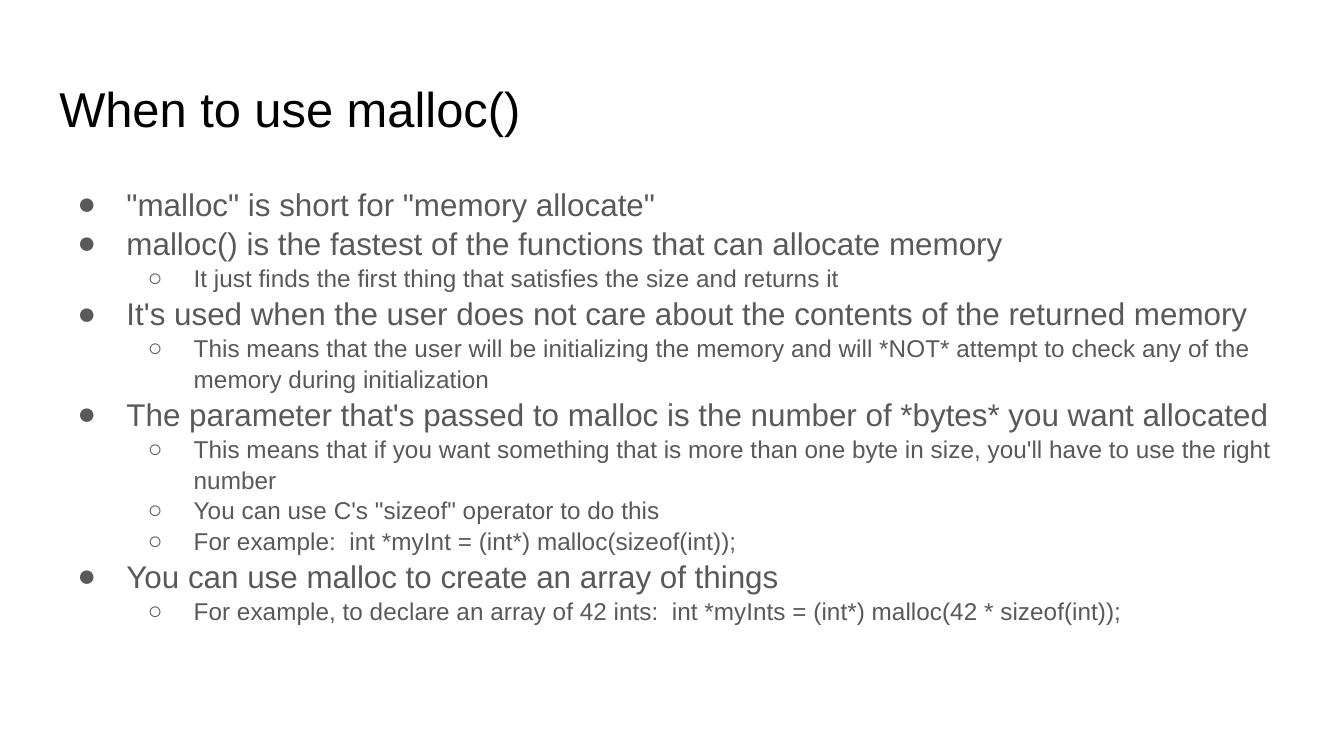
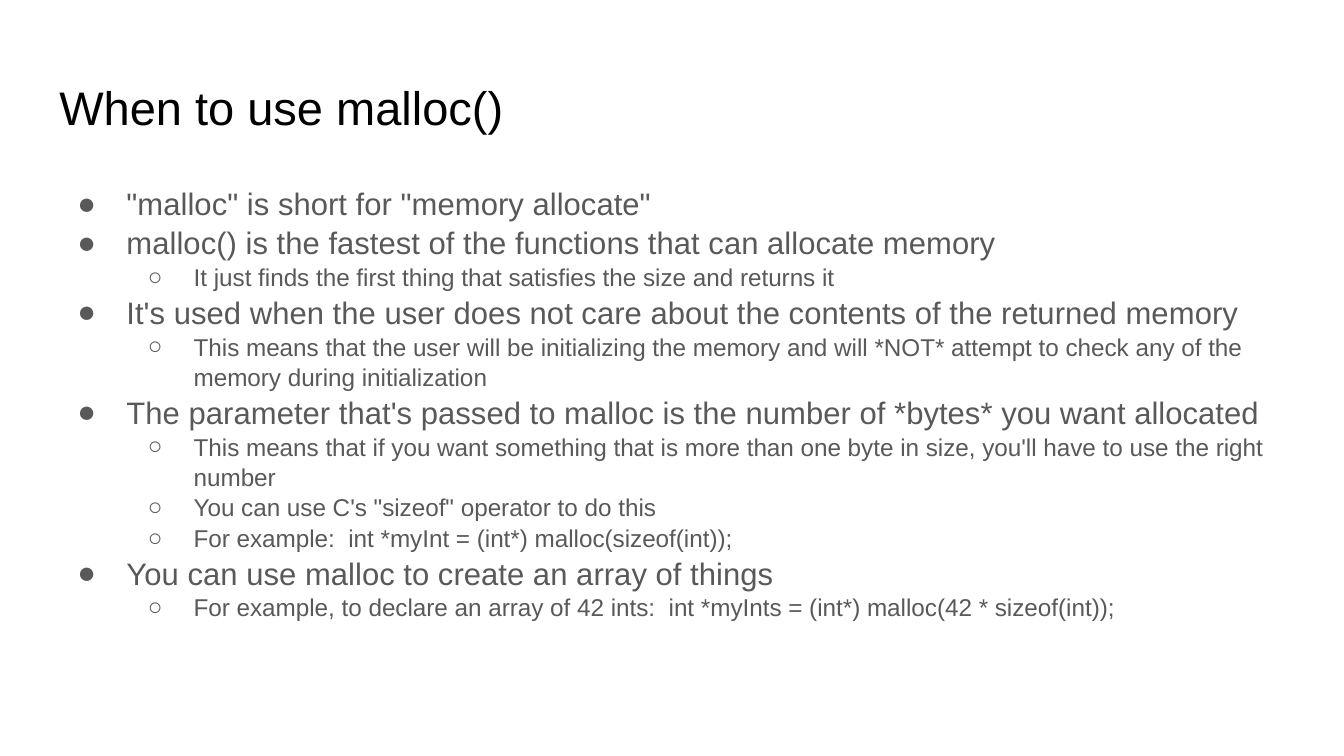
Before and after one commit to brian-card/data-structures, a slide deck: slide 3 of 00 - Dynamic Memory/Dynamic Memory in C.pptx. Drawn at 1344x756 pixels with LibreOffice and Linux fonts; fonts in the diff are those of the drawing. Boxes give left, top, right and bottom in pixels: in the first picture for what was removed or moved away, otherwise in the second. Text is boxed around its words. In the diff, an @@ line names an element or a change of style, - is before the commit and + after.

```diff
--- a/00 - Dynamic Memory/Dynamic Memory in C.pptx
+++ b/00 - Dynamic Memory/Dynamic Memory in C.pptx
@@ title "When to use malloc()" at [59,91,503,134]: size 26.2 to 25.2 pt @@
@@ text ""malloc" is short for "memory ..." at [126,192,1263,621]: size 16.8 to 16.6 pt in ""malloc" is short for "memory allocate"", "malloc() is the fastest of the functions ...", "It's used when the user does not ...", "The parameter that's passed to malloc is ..." and 1 more places; size 13.1 to 12.9 pt in "It just finds the first thing that ...", "This means that the user will be ...", "This means that if you want something ...", "You can use C's "sizeof" operator to ..." and 2 more places @@
```
Also in this commit, not shown: 10 other slides changed.
